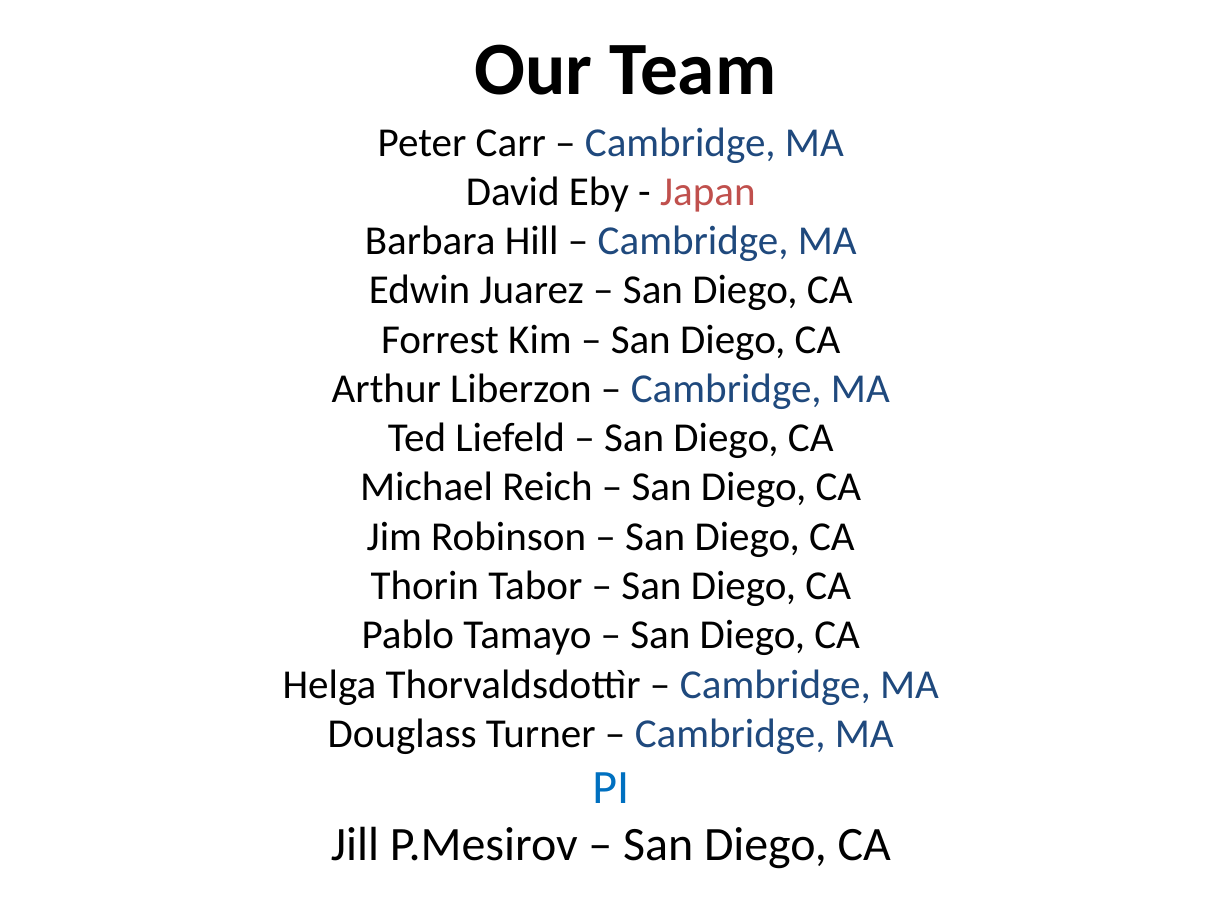
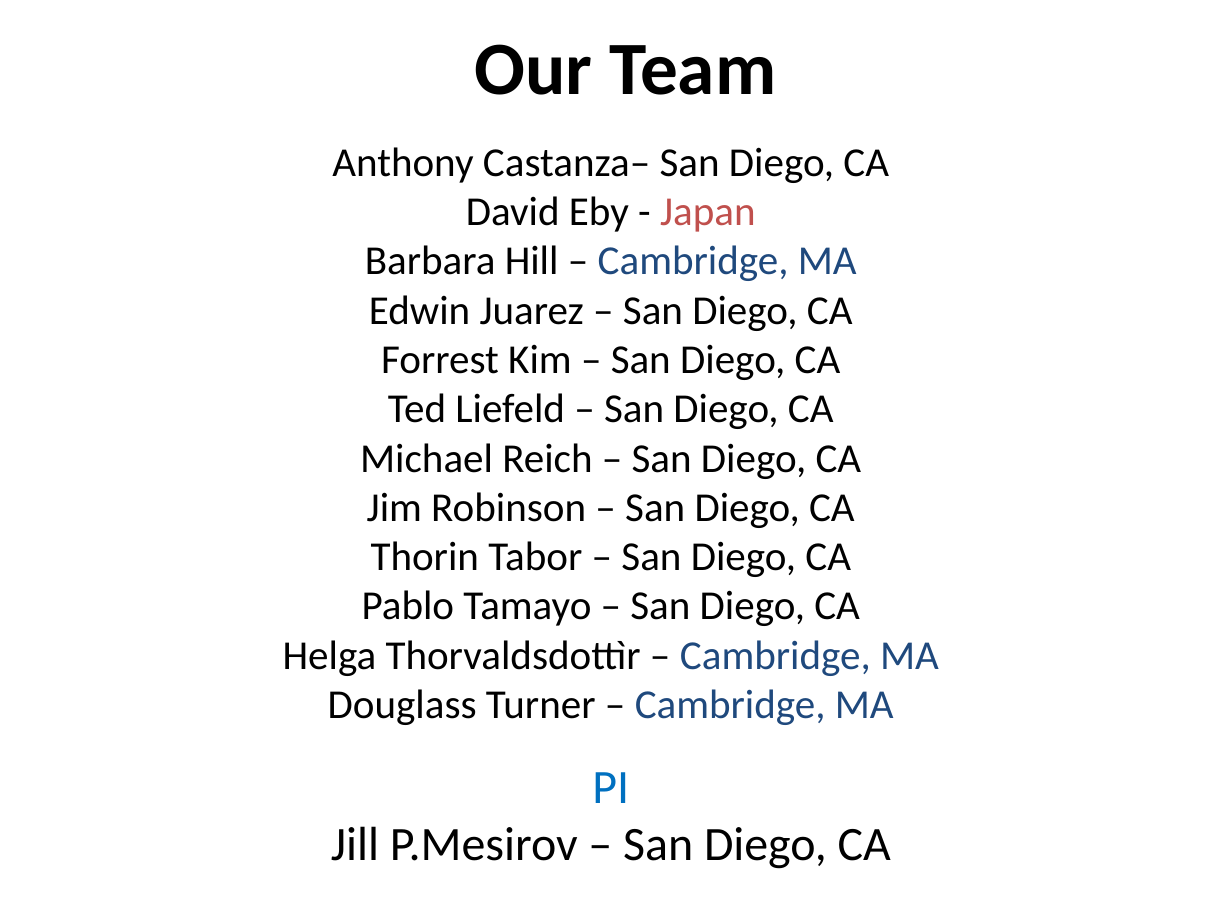
Before and after one commit to genepattern/tutorial-materials, a slide deck: slide 3 of BU_MolBio_RNAseq_in_GP_workshop/slides/2019-04-04_07_GPWorkshop_Closing.pptx. Drawn at 1232x924 pixels with LibreOffice and Linux fonts; fonts in the diff are those of the drawing. Boxes give left, top, right and bottom in pixels: in the first picture for what was removed or moved away, otherwise in the second. Text is boxed around its words. In the diff, an @@ line names an element or a change of style, - is before the commit and + after.

```diff
--- a/BU_MolBio_RNAseq_in_GP_workshop/slides/2019-04-04_07_GPWorkshop_Closing.pptx
+++ b/BU_MolBio_RNAseq_in_GP_workshop/slides/2019-04-04_07_GPWorkshop_Closing.pptx
@@ text "Anthony Castanza– San Diego, CA": place and size @@
-text "Anthony Castanza– San Diego, CA" at (283, 127, 939, 754)
+text "Anthony Castanza– San Diego, CA" at (283, 147, 939, 725)
@@ text at (332, 147, 889, 183): text changed; text colour #1F497D to #000000 @@
-Peter Carr – Cambridge, MA
+Anthony Castanza– San Diego, CA
@@ text at (332, 373, 890, 409): paragraph removed @@
-Arthur Liberzon – Cambridge, MA
```
Also in this commit, not shown: 2 other slides changed.
